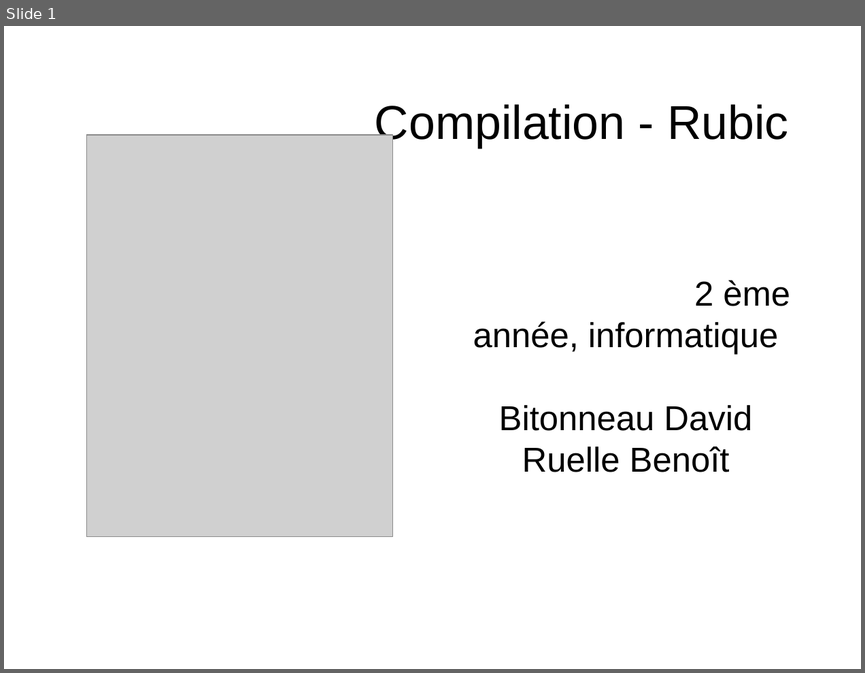
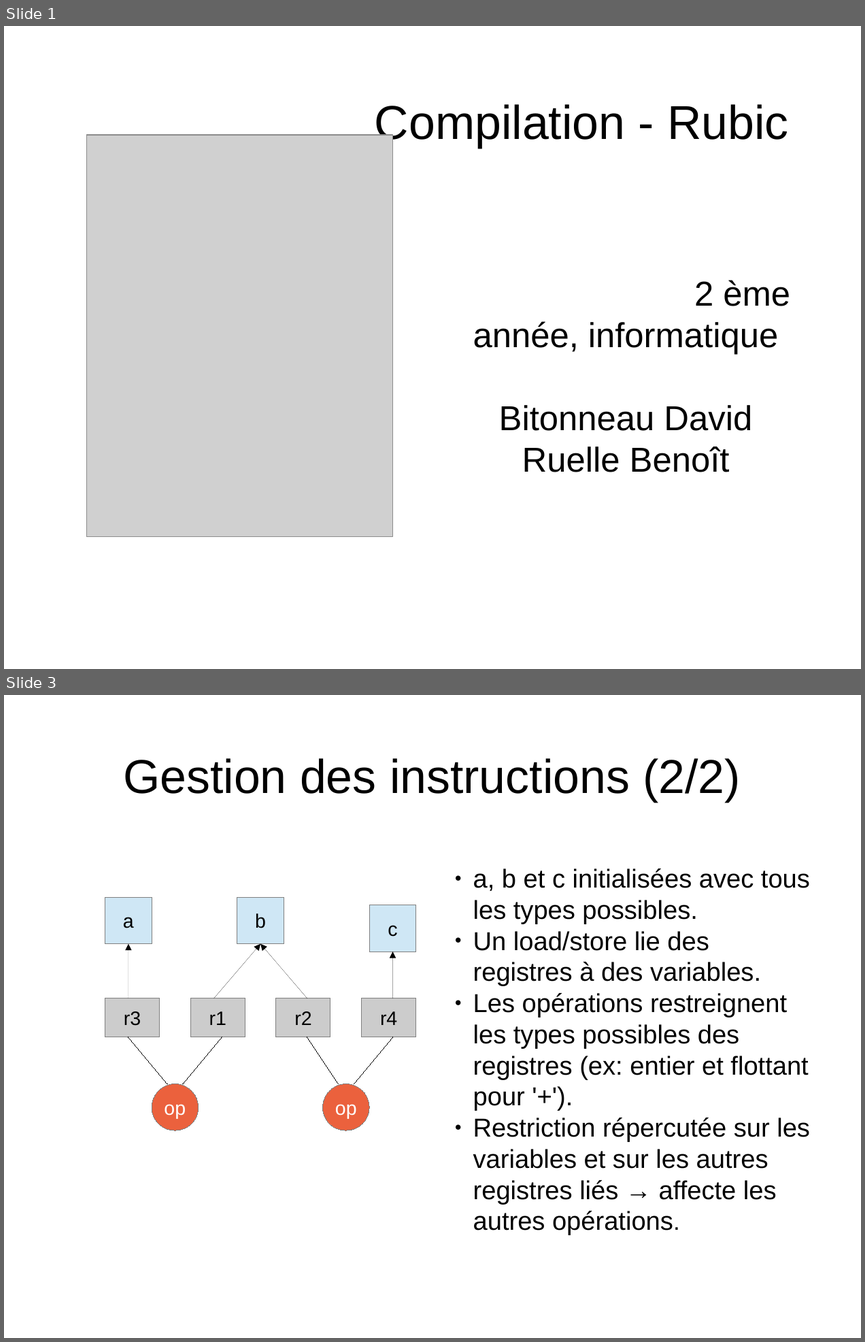
Before and after one commit to uOptim/rubic-enseirb, a slide deck: rapport/soutenance.odp. Shown one above the other, each under a label of ours: slide 1 before the commit, slides 1 and 3 after it; the slides between them are not shown. The pictures are 865x673 and 865x1342 pixels, drawn with LibreOffice and Linux fonts; fonts in the diff are those of the drawing; grey boxes stand for pictures. Boxes give left, top, right and bottom in pixels: in the first picture for what was removed or moved away, otherwise in the second. Text is boxed around its words. In the diff, an @@ line names an element or a change of style, - is before the commit and + after.

```diff
--- a/rapport/soutenance.odp
+++ b/rapport/soutenance.odp
@@ slide 3 added at box(4, 695, 861, 1338), background #FFFFFF @@
@@ title added at box(123, 758, 740, 802), 44 pt, text #000000 @@
+Gestion des instructions (2/2)
@@ text added at box(473, 868, 810, 1235), 24 pt, text #000000 @@
+● a, b et c initialisées avec tous les types possibles.
+● Un load/store lie des registres à des variables.
+● Les opérations restreignent les types possibles des registres (ex: entier et flottant pour '+').
+● Restriction répercutée sur les variables et sur les autres registres liés → affecte les autres opérations.
@@ rectangle added at box(105, 897, 152, 944), fill #CFE7F5, outline #808080 0 pt, 18 pt, text #000000 @@
+a
@@ rectangle added at box(237, 897, 284, 944), fill #CFE7F5, outline #808080 0 pt, 18 pt, text #000000 @@
+b
@@ rectangle added at box(369, 905, 416, 951), fill #CFE7F5, outline #808080 0 pt, 18 pt, text #000000 @@
+c
@@ arrow added from (128, 998) to (128, 944), #000000 0 pt @@
@@ arrow added from (214, 998) to (260, 944), #000000 0 pt @@
@@ arrow added from (307, 998) to (260, 944), #000000 0 pt @@
@@ arrow added from (393, 998) to (393, 951), #000000 0 pt @@
@@ rectangle added at box(105, 998, 160, 1037), fill #CCCCCC, outline #808080 0 pt, 18 pt, text #000000 @@
+r3
@@ rectangle added at box(190, 998, 245, 1037), fill #CCCCCC, outline #808080 0 pt, 18 pt, text #000000 @@
+r1
@@ rectangle added at box(276, 998, 330, 1037), fill #CCCCCC, outline #808080 0 pt, 18 pt, text #000000 @@
+r2
@@ rectangle added at box(362, 998, 416, 1037), fill #CCCCCC, outline #808080 0 pt, 18 pt, text #000000 @@
+r4
@@ line added from (128, 1037) to (167, 1084), #000000 0 pt @@
@@ line added from (183, 1084) to (222, 1037), #000000 0 pt @@
@@ line added from (307, 1037) to (339, 1084), #000000 0 pt @@
@@ line added from (354, 1084) to (393, 1037), #000000 0 pt @@
@@ ellipse added at box(152, 1084, 198, 1130), fill #EB613D, outline #808080 0 pt, 18 pt, text #FFFFFF @@
+op
@@ ellipse added at box(323, 1084, 369, 1130), fill #EB613D, outline #808080 0 pt, 18 pt, text #FFFFFF @@
+op
```
Also in this commit, not shown: 1 slide changed, 1 slide removed.
